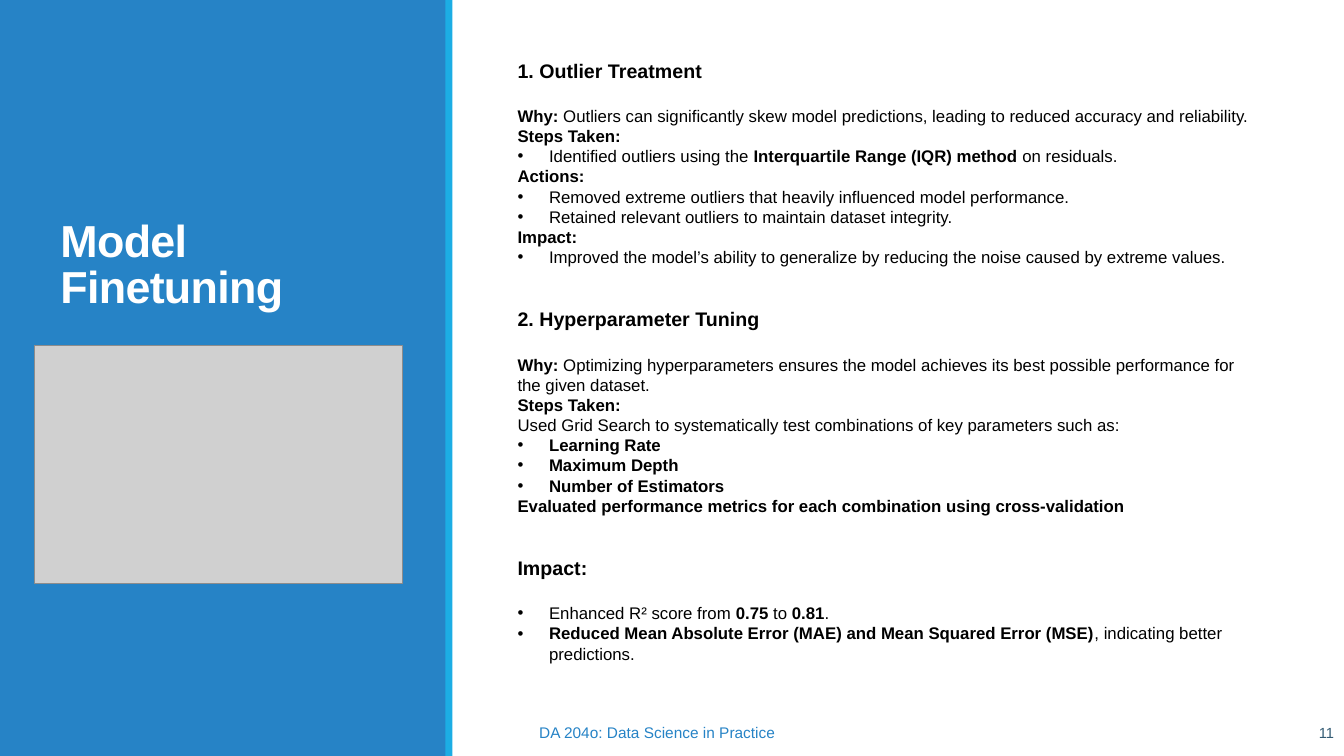
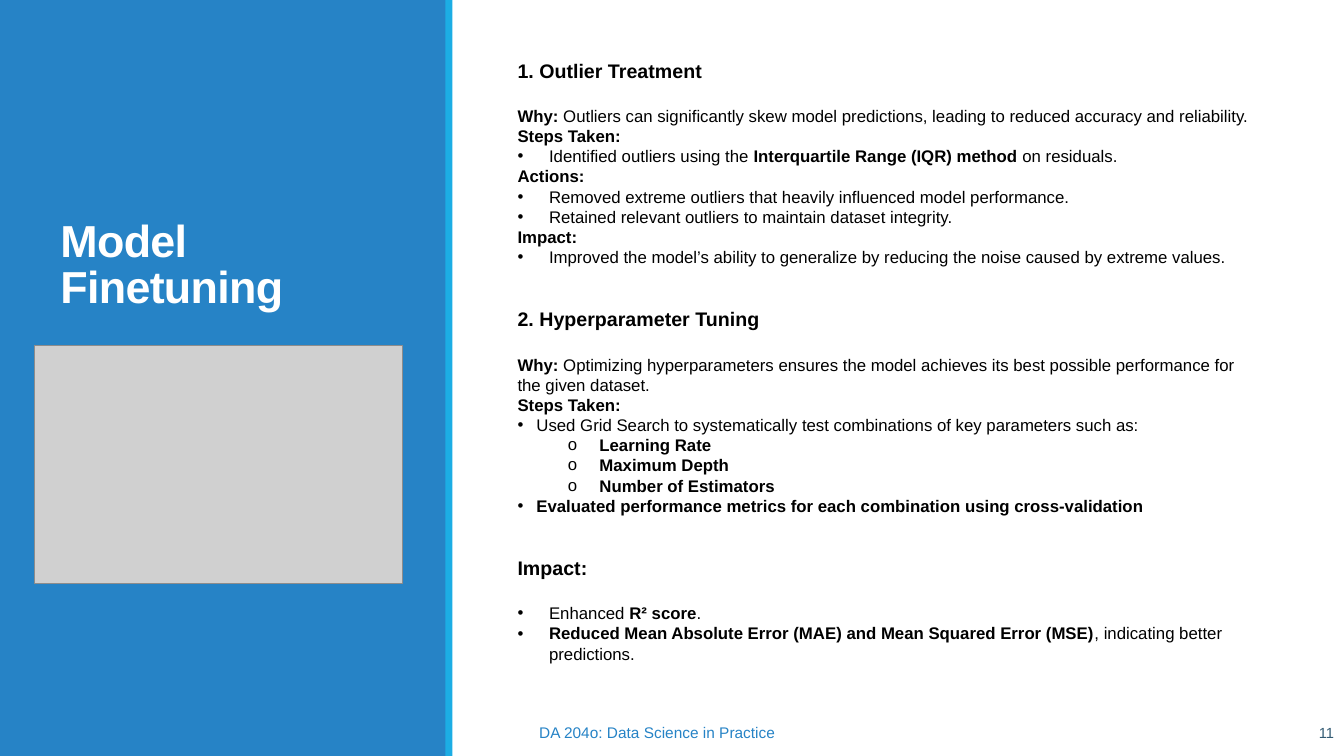
Before and after one commit to aravindsreekumar28/TaxiFare-Forecast, a slide deck: slide 11 of TaxiFare Forecast – Enhancing Fare Accuracy with Machine Learning.pptx. Drawn at 1344x756 pixels with LibreOffice and Linux fonts; fonts in the diff are those of the drawing; grey boxes stand for pictures. Boxes give left, top, right and bottom in pixels: in the first picture for what was removed or moved away, otherwise in the second. Text is boxed around its words. In the diff, an @@ line names an element or a change of style, - is before the commit and + after.

```diff
--- a/TaxiFare Forecast – Enhancing Fare Accuracy with Machine Learning.pptx
+++ b/TaxiFare Forecast – Enhancing Fare Accuracy with Machine Learning.pptx
@@ text at [536,419,1143,516]: bullet none to •; bullet • to o; list level 1 to 2 in "Learning Rate"; list level 1 to 2 in "Maximum Depth"; list level 1 to 2 in "Number of Estimators" @@
@@ text at [549,607,702,619]: text changed @@
-• Enhanced R² score from 0.75 to 0.81.
+• Enhanced R² score.
```
Also in this commit, not shown: 7 other slides changed, 1 slide added, 1 other file.
